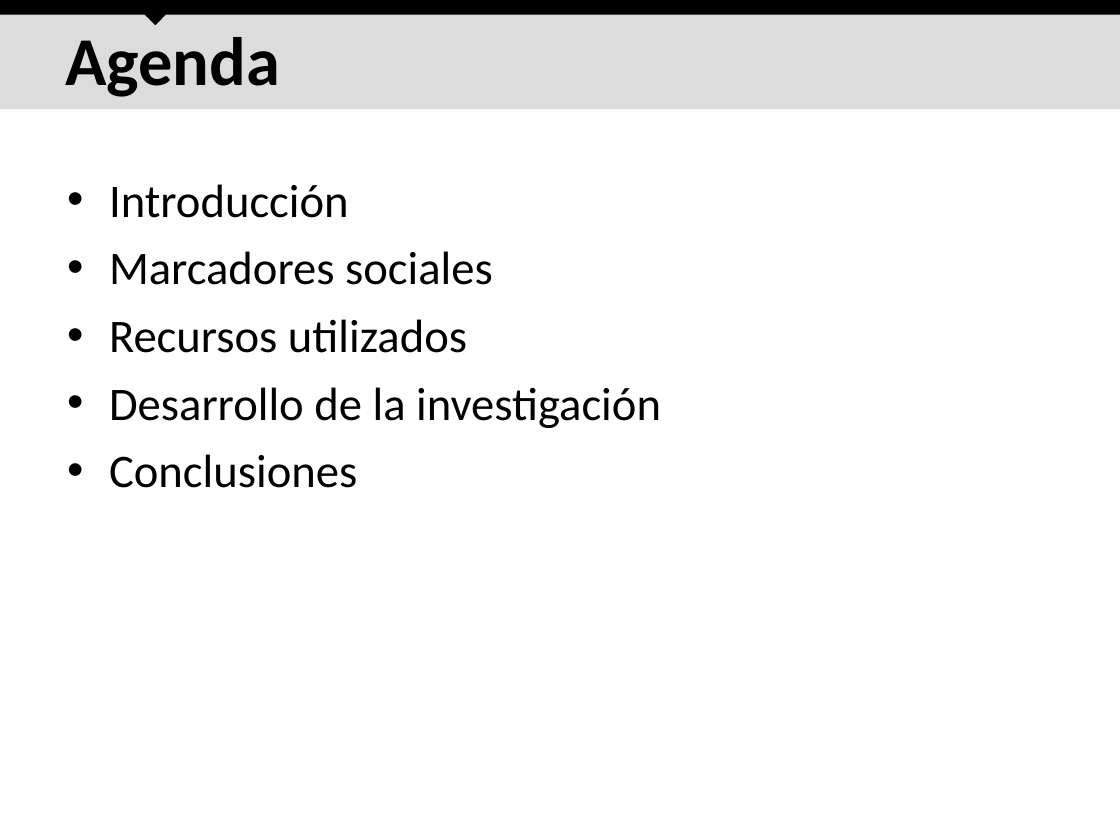
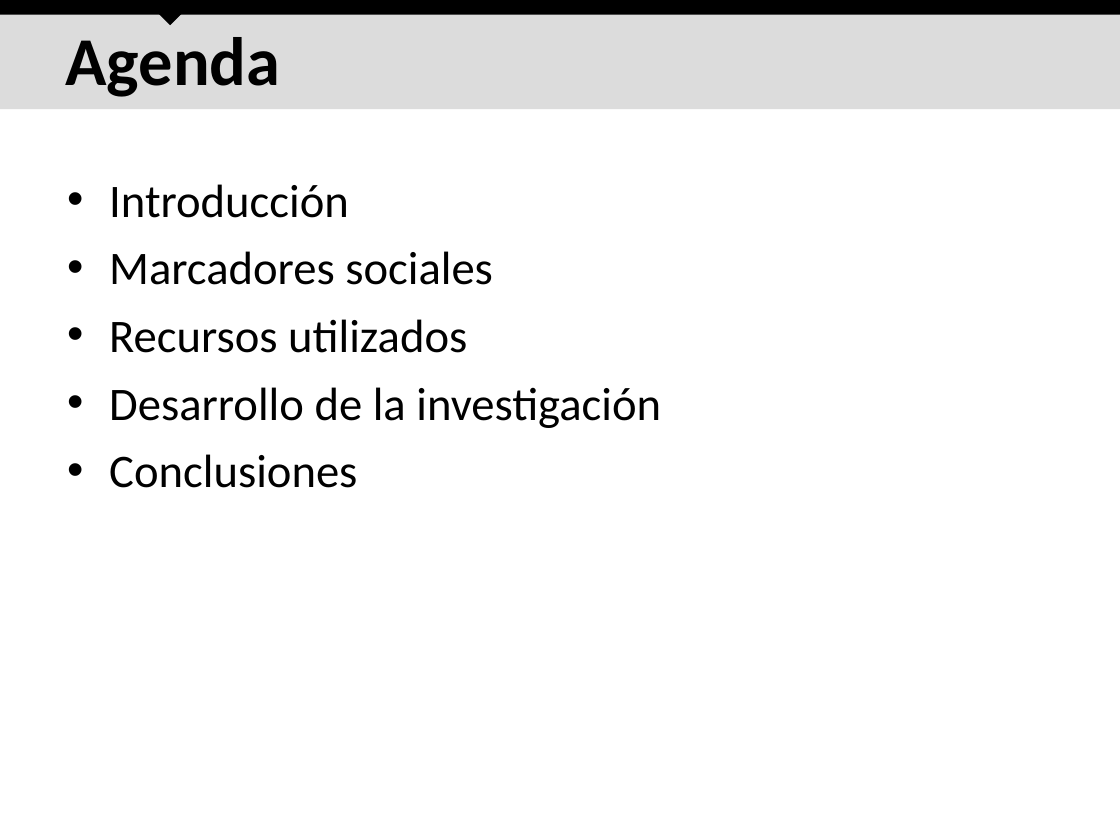
Before and after one commit to ak907kenai/nicotournetesis, a slide deck: slide 2 of docs_trunk/Nicolás Tourné - Presentación Tesis (v2).ppt. Drawn at 1120x840 pixels with LibreOffice and Linux fonts; fonts in the diff are those of the drawing. Boxes give left, top, right and bottom in pixels: in the first picture for what was removed or moved away, otherwise in the second. Text is boxed around its words. In the diff, an @@ line names an element or a change of style, - is before the commit and + after.

```diff
--- a/docs_trunk/Nicolás Tourné - Presentación Tesis (v2).ppt
+++ b/docs_trunk/Nicolás Tourné - Presentación Tesis (v2).ppt
@@ right triangle: place and size @@
-right triangle at box(143, 0, 168, 25)
+right triangle at box(158, 0, 183, 25)
```
Also in this commit, not shown: 6 other slides changed, 3 slides added.
